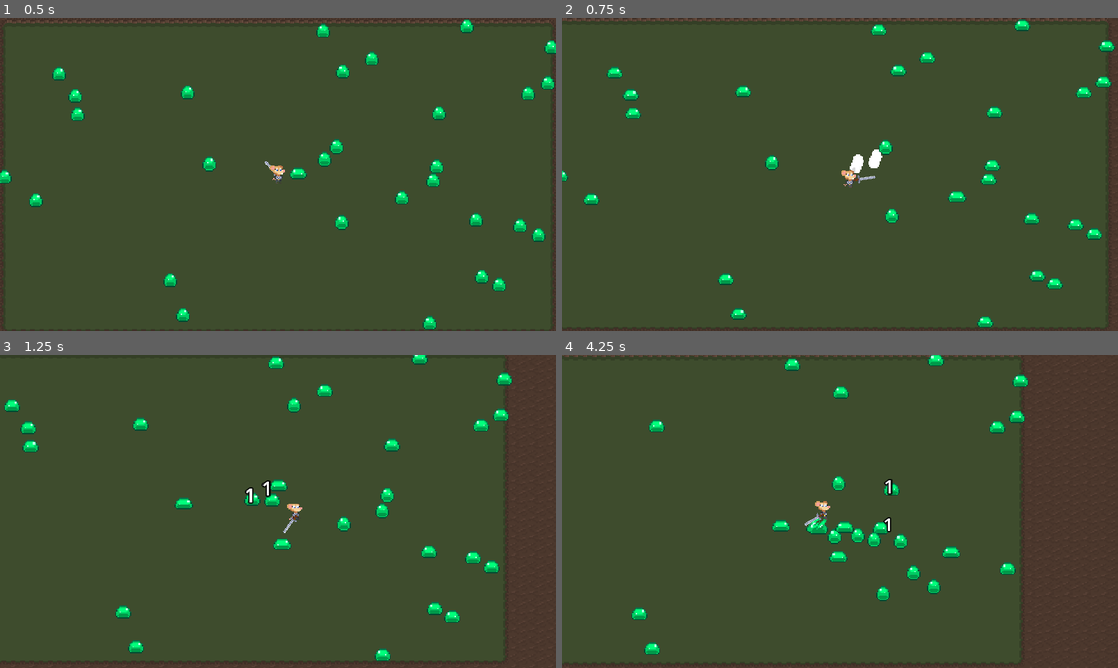
Above: before the commit, frames 1-4 (two rows, left to right).
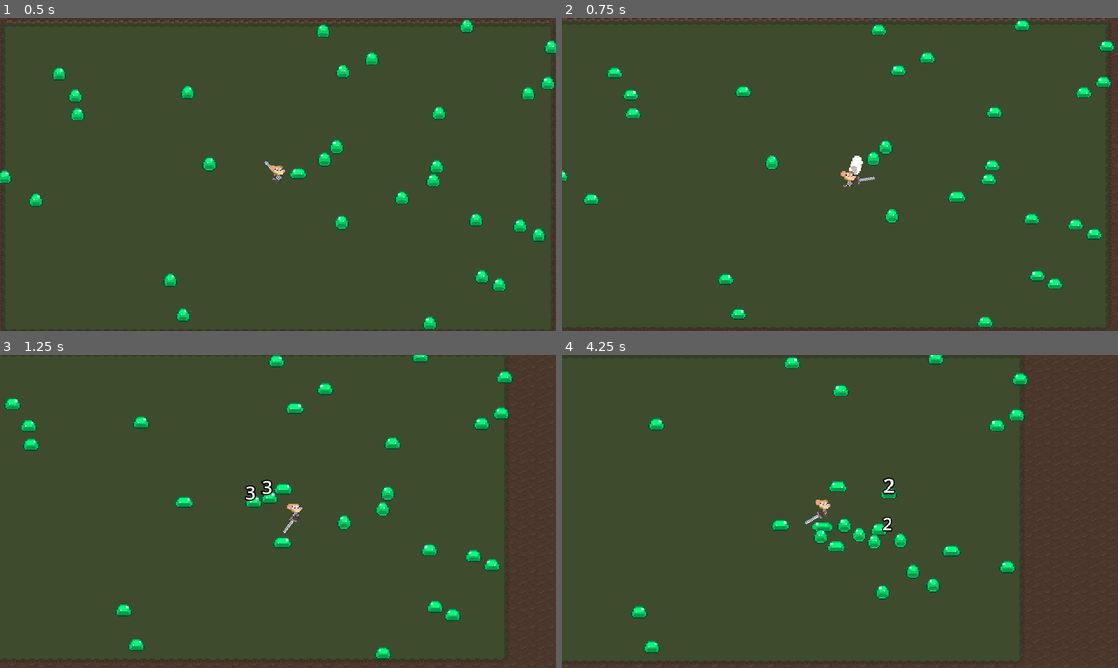
Above: after the commit, the same moments.

Repository: Greg-Rus/NFC
Game: Godot game, scene res://Scenes/GameLogic/main.tscn
Same seed, same stepped clock (60 frames per second), same inputs: the game is played once before the commit and once after it.
Inputs (mouse positions are in pixels of both pictures, inside the frame that each line leads up to):
- Up to frame 1 (0.5 s): no input
- Up to frame 2 (0.75 s): move the mouse to (962, 158) at 0.52 s; hold D (right) from 0.53 s (still down); click (962, 158) at 0.6 s
- Up to frame 3 (1.25 s): keep holding D (right)
- Up to frame 4 (4.25 s): move the mouse to (728, 527) at 1.27 s; release D (right) at 1.28 s; hold S (down) 1.28-2.03 s; click (728, 527) at 1.35 s; move the mouse to (895, 442) at 2.02 s; hold D (right) 2.03-2.78 s; click (895, 442) at 2.1 s; move the mouse to (812, 574) at 2.77 s; hold W (up) 2.78-3.53 s; click (812, 574) at 2.85 s; move the mouse to (1006, 558) at 3.52 s; hold A (left) from 3.53 s (still down); click (1006, 558) at 3.6 s

Frame 1 is identical in both runs. In frame 2, 0.3% of the frame differs, in the area x 36-58%, y 42-55%; in frame 3, 2.8%; in frame 4, 2.9%, in the area x 0-84%, y 0-99%.

Commit message:
added crit zone mechanic

Diff:
--- a/Scenes/Weapons/melee_weapon.gd
+++ b/Scenes/Weapons/melee_weapon.gd
@@ -1,21 +1,68 @@
 extends Node2D
 
 @export var hit_force : float = 50
+@export var base_damage: int
+@export var glance_hit_multiplier: float
+@export var crit_hit_multiplier: float
 var isAttacking : bool
+var hit_candidates : Array
+var crit_candidates : Array
+var resolved_strikes : Array
 
-func _on_area_2d_body_entered(body):
-	if(isAttacking):
-		var direation_to_body : Vector2 = body.position - global_position
-		direation_to_body = direation_to_body.normalized() * hit_force
-		var enemy = body as Enemy
-		enemy.take_damage(1, direation_to_body)
+func on_hit_zone_enter(body: Node2D) -> void:
+	if(not isAttacking or resolved_strikes.has(body)):
+		return
 
-		#var rb = body as RigidBody2D
-		#var direation_to_body = body.position - global_position
-		#rb.add_constant_force(rb.linear_velocity * -1)
-		#rb.apply_impulse(direation_to_body.normalized() * hit_force)
-		#if "take_damage" in body:
-			#body.take_damage(1)
+	hit_candidates.append(body)
+	pass
+
+func on_hit_zone_exit(body: Node2D) -> void:
+	if(not isAttacking or not hit_candidates.has(body)): #the crit already was converted to a hit. No extra hit needed.
+		return
+
+	if(crit_candidates.has(body)):
+		crit_candidates.erase(body)
+
+	resolve_hit(body)
+	hit_candidates.erase(body)
+
+
+func on_crit_zone_enter(body: Node2D) -> void:
+	if(not isAttacking or resolved_strikes.has(body)):
+		return
+
+	crit_candidates.append(body)
+	pass
+
+func on_crit_zone_exit(body: Node2D) -> void:
+	if(not isAttacking or resolved_strikes.has(body)):
+		return
+
+	if(hit_candidates.has(body)):
+		resolve_hit(body)
+		crit_candidates.erase(body)
+		hit_candidates.erase(body)
+	else:
+		resolve_crit(body)
+	hit_candidates.erase(body)
+
+func resolve_hit(body: Node2D) -> void:
+	resolved_strikes.append(body)
+	var enemy = body as Enemy
+	enemy.take_damage(base_damage, get_normalized_direction_to_hit_body(body))
+
+func resolve_crit(body: Node2D) -> void:
+	resolved_strikes.append(body)
+	var scaled_damage : float = base_damage * crit_hit_multiplier
+	var enemy = body as Enemy
+	enemy.take_damage(ceili(scaled_damage), get_normalized_direction_to_hit_body(body))
+
+func get_normalized_direction_to_hit_body(body: Node2D) -> Vector2:
+	return body.position - global_position
 
 func _on_weapon_slot_root_attack_action(is_attacking):
 	isAttacking = is_attacking
+	if(not is_attacking):
+		hit_candidates.clear()
+		crit_candidates.clear()
+		resolved_strikes.clear()
--- a/Scenes/Weapons/sword.tscn
+++ b/Scenes/Weapons/sword.tscn
@@ -1,13 +1,19 @@
-[gd_scene load_steps=4 format=3 uid="uid://1gdvtd6tre6m"]
+[gd_scene load_steps=5 format=3 uid="uid://1gdvtd6tre6m"]
 
 [ext_resource type="Script" path="res://Scenes/Weapons/melee_weapon.gd" id="1_0sj3y"]
 [ext_resource type="Texture2D" uid="uid://dpi8x42pe605y" path="res://Assets/Sprites/Items/Sword.png" id="1_tlbbo"]
 
 [sub_resource type="RectangleShape2D" id="RectangleShape2D_monuu"]
-size = Vector2(4, 15)
+size = Vector2(4, 11)
+
+[sub_resource type="RectangleShape2D" id="RectangleShape2D_p2j7v"]
+size = Vector2(4, 4)
 
 [node name="Sword" type="Node2D"]
 script = ExtResource("1_0sj3y")
+base_damage = 2
+glance_hit_multiplier = 0.5
+crit_hit_multiplier = 1.5
 
 [node name="Sprite2D" type="Sprite2D" parent="."]
 position = Vector2(8, 0)
@@ -15,14 +21,27 @@
 texture = ExtResource("1_tlbbo")
 region_rect = Rect2(16, 0, 16, 16)
 
-[node name="Area2D" type="Area2D" parent="Sprite2D"]
+[node name="HitZone" type="Area2D" parent="Sprite2D"]
 position = Vector2(-6.01041, 6.01041)
 rotation = 0.785398
 collision_layer = 2
 collision_mask = 8
 
-[node name="CollisionShape2D" type="CollisionShape2D" parent="Sprite2D/Area2D"]
-position = Vector2(0, -11)
+[node name="CollisionShape2D" type="CollisionShape2D" parent="Sprite2D/HitZone"]
+position = Vector2(1.13687e-12, -9)
 shape = SubResource("RectangleShape2D_monuu")
 
-[connection signal="body_entered" from="Sprite2D/Area2D" to="." method="_on_area_2d_body_entered"]
+[node name="CritZone" type="Area2D" parent="Sprite2D"]
+position = Vector2(8.48528, -8.48528)
+rotation = -0.785398
+collision_layer = 2
+collision_mask = 8
+
+[node name="CollisionShape2D" type="CollisionShape2D" parent="Sprite2D/CritZone"]
+position = Vector2(-4, -6.25849e-07)
+shape = SubResource("RectangleShape2D_p2j7v")
+
+[connection signal="body_entered" from="Sprite2D/HitZone" to="." method="on_hit_zone_enter"]
+[connection signal="body_exited" from="Sprite2D/HitZone" to="." method="on_hit_zone_exit"]
+[connection signal="body_entered" from="Sprite2D/CritZone" to="." method="on_crit_zone_enter"]
+[connection signal="body_exited" from="Sprite2D/CritZone" to="." method="on_crit_zone_exit"]
